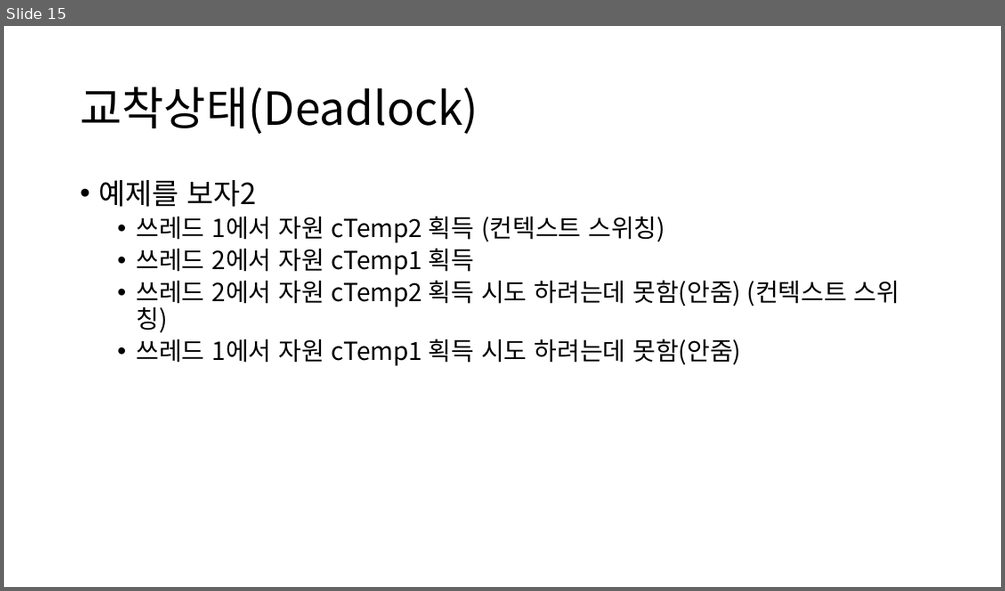
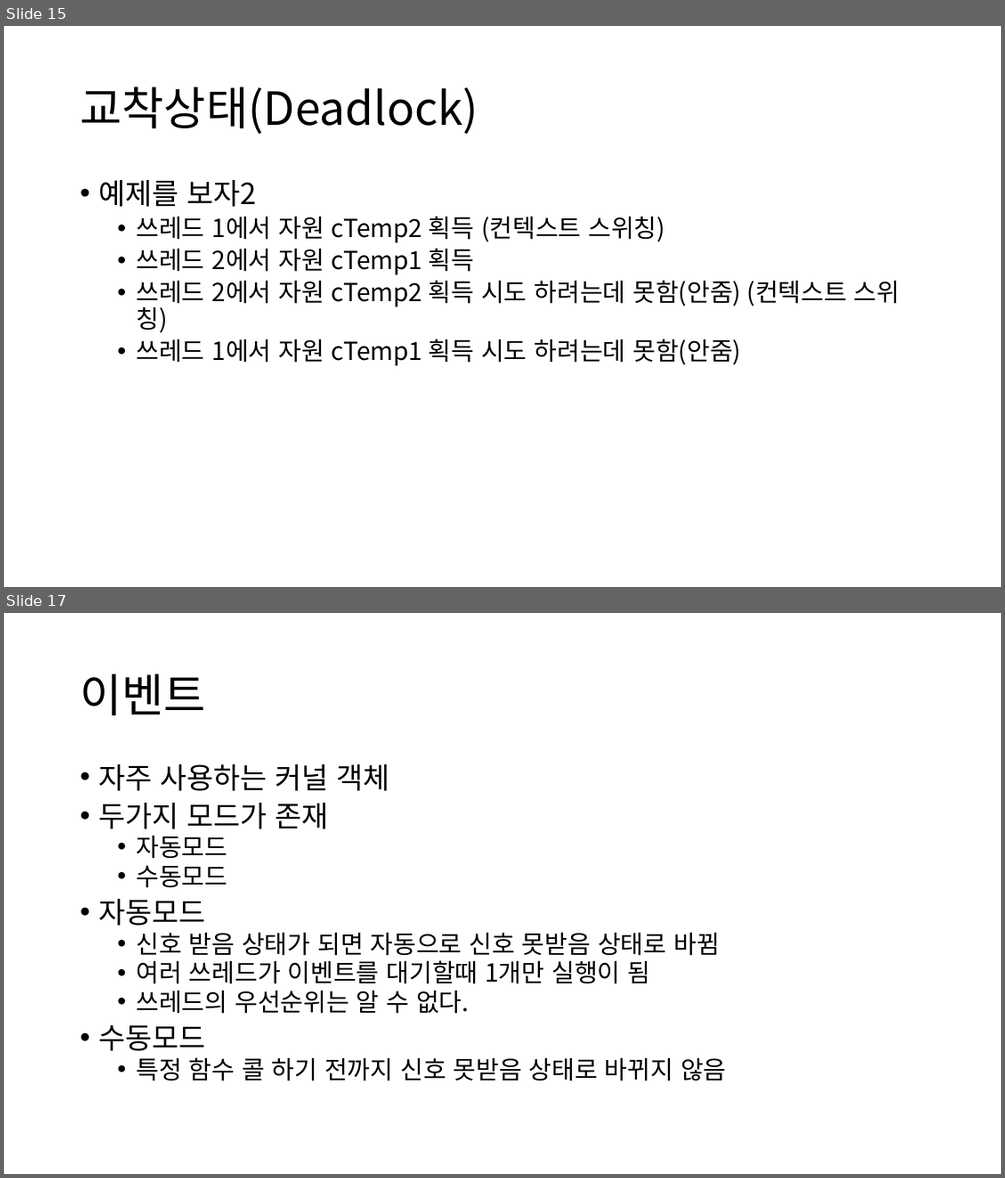
Before and after one commit to OnionLee/game_server_study, a slide deck: doc/동기화.pptx. Shown one above the other, each under a label of ours: slide 15 before the commit, slides 15 and 17 after it; the slides between them are not shown. The pictures are 1005x591 and 1005x1178 pixels, drawn with LibreOffice and Linux fonts; fonts in the diff are those of the drawing. Boxes give left, top, right and bottom in pixels: in the first picture for what was removed or moved away, otherwise in the second. Text is boxed around its words. In the diff, an @@ line names an element or a change of style, - is before the commit and + after.

```diff
--- a/doc/동기화.pptx
+++ b/doc/동기화.pptx
@@ slide 17 added at <box>4,613,1001,1174</box>, background #FFFFFF @@
@@ title added at <box>80,674,206,715</box>, 44 pt, text #000000 @@
+이벤트
@@ text added at <box>98,764,727,1081</box>, 24 pt, text #000000 @@
+• 자주 사용하는 커널 객체
+• 두가지 모드가 존재
+  • 자동모드
+  • 수동모드
+• 자동모드
+  • 신호 받음 상태가 되면 자동으로 신호 못받음 상태로 바뀜
+  • 여러 쓰레드가 이벤트를 대기할때 1개만 실행이 됨
+  • 쓰레드의 우선순위는 알 수 없다.
+• 수동모드
+  • 특정 함수 콜 하기 전까지 신호 못받음 상태로 바뀌지 않음
```
Also in this commit, not shown: 1 other slide added.
